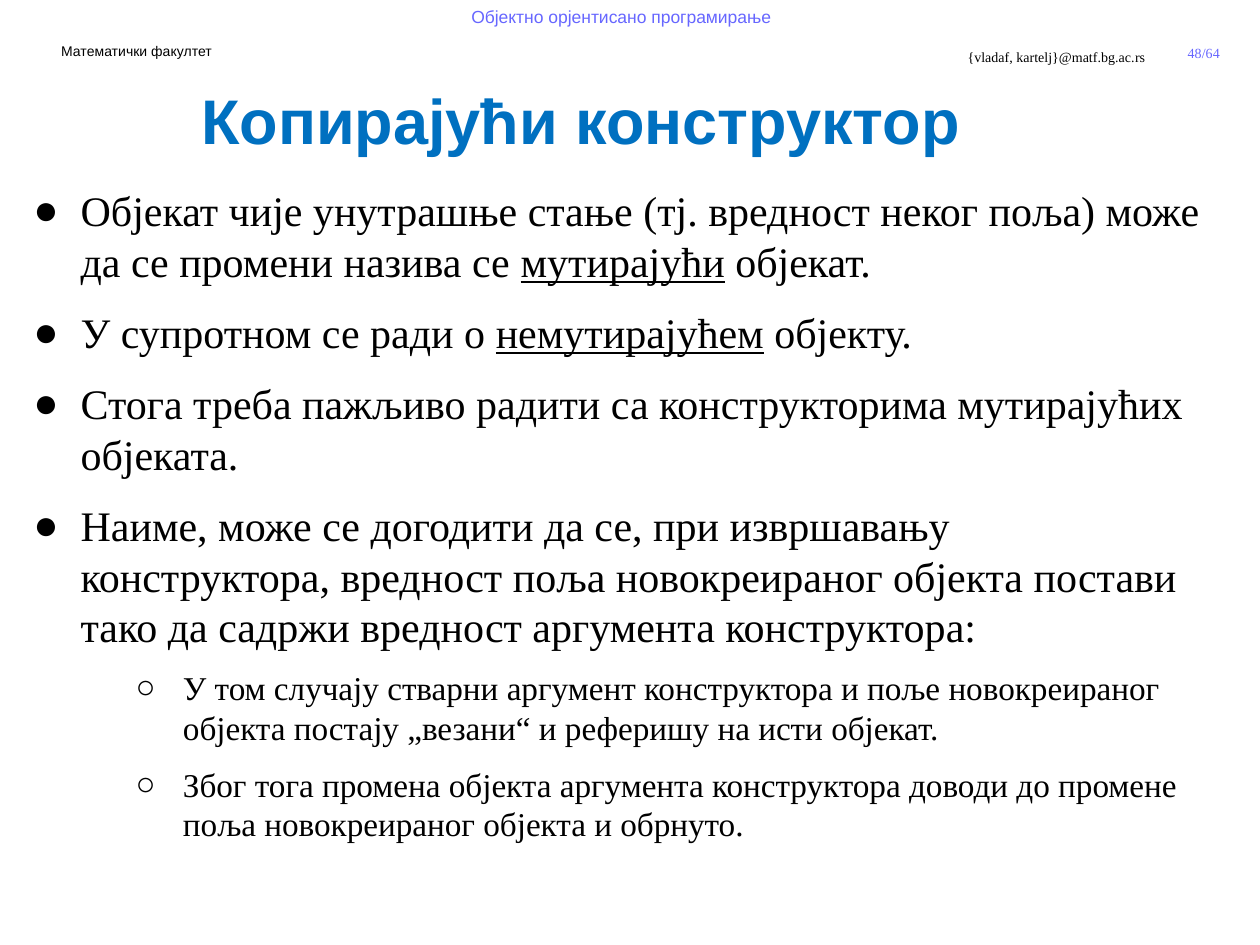
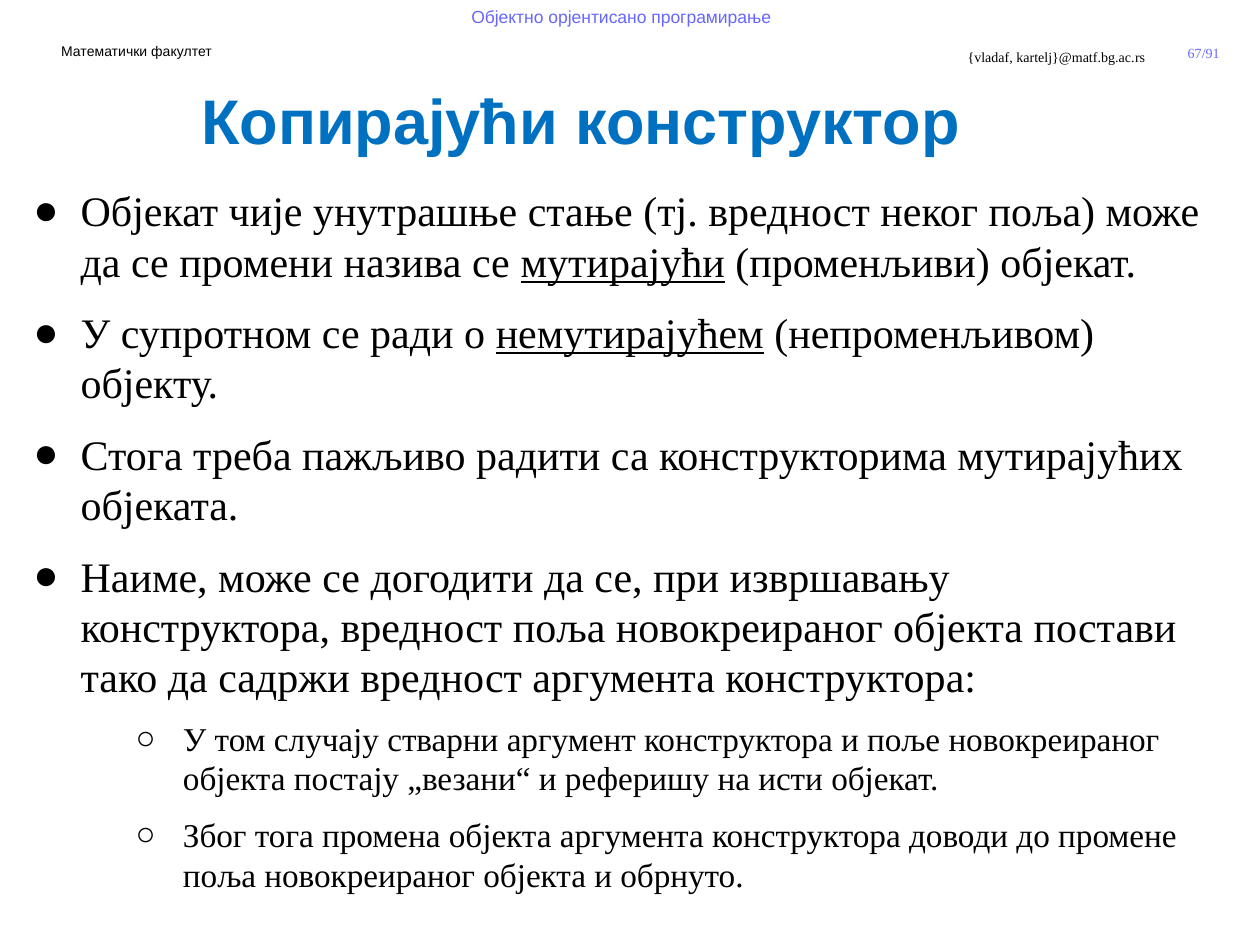
Before and after one commit to MatfOOP/OOP, a slide deck: slide 67 of predavanja/prezentacije/OOP09-Klase u Javi.pptx (slide 48 before the commit). Drawn at 1260x945 pixels with LibreOffice and Linux fonts; fonts in the diff are those of the drawing; background and template pictures are left out. Boxes give left, top, right and bottom in pixels: in the first picture for what was removed or moved away, otherwise in the second. Text is boxed around its words. In the diff, an @@ line names an element or a change of style, - is before the commit and + after.

```diff
--- a/predavanja/prezentacije/OOP09-Klase u Javi.pptx
+++ b/predavanja/prezentacije/OOP09-Klase u Javi.pptx
@@ page number at (1188, 49, 1220, 58): text changed @@
-48/64
+67/91
@@ text at (81, 196, 1200, 407): text changed @@
-● Објекат чије унутрашње стање (тј. вредност неког поља) може да се промени назива се мутирајући објекат.
-● У супротном се ради о немутирајућем објекту.
+● Објекат чије унутрашње стање (тј. вредност неког поља) може да се промени назива се мутирајући (променљиви) објекат.
+● У супротном се ради о немутирајућем (непроменљивом) објекту.
```
Also in this commit, not shown: 25 other slides changed, 27 slides added, 4 other files.
